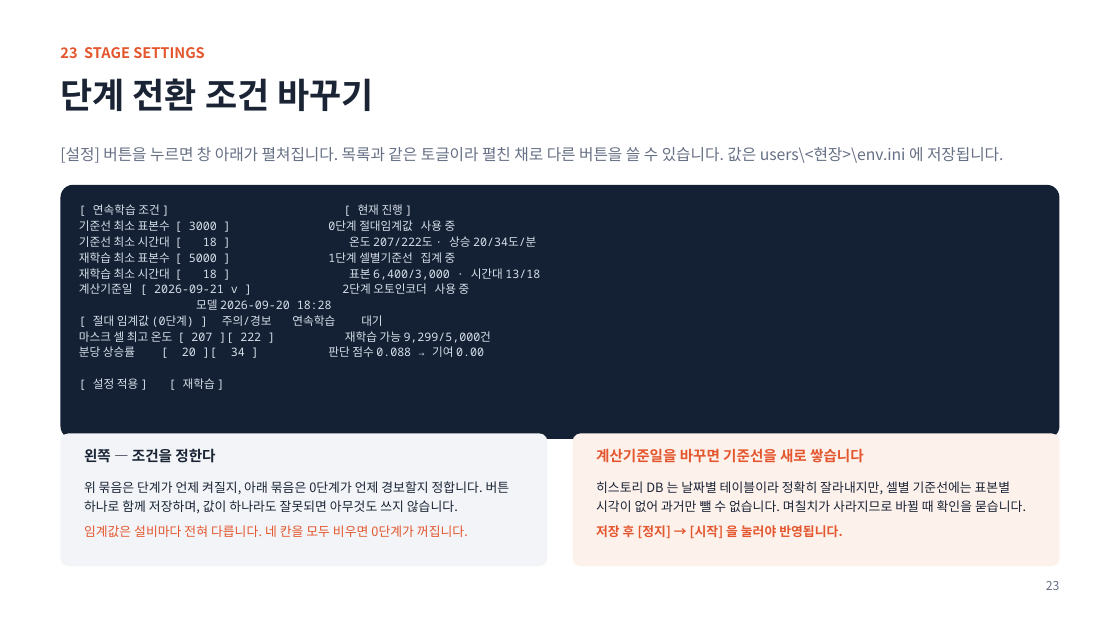
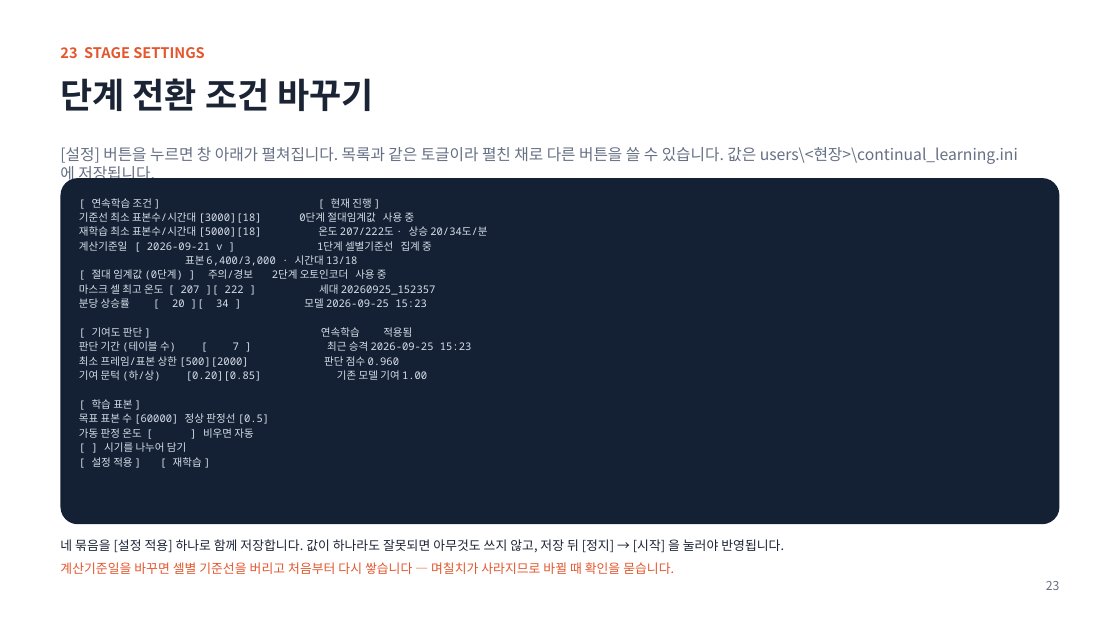
Before and after one commit to oskwon65/MultiModal_FireCam, a slide deck: slide 24 of 멀티모달_화재감지_모니터링_설치매뉴얼.pptx. Drawn at 1120x630 pixels with LibreOffice and Linux fonts; fonts in the diff are those of the drawing. Boxes give left, top, right and bottom in pixels: in the first picture for what was removed or moved away, otherwise in the second. Text is boxed around its words. In the diff, an @@ line names an element or a change of style, - is before the commit and + after.

```diff
--- a/멀티모달_화재감지_모니터링_설치매뉴얼.pptx
+++ b/멀티모달_화재감지_모니터링_설치매뉴얼.pptx
@@ text at bbox=[60, 147, 1018, 184]: text changed @@
-[설정] 버튼을 누르면 창 아래가 펼쳐집니다. 목록과 같은 토글이라 펼친 채로 다른 버튼을 쓸 수 있습니다. 값은 users\<현장>\env.ini 에 저장됩니다.
+[설정] 버튼을 누르면 창 아래가 펼쳐집니다. 목록과 같은 토글이라 펼친 채로 다른 버튼을 쓸 수 있습니다. 값은 users\<현장>\continual_learning.ini 에 저장됩니다.
@@ rounded rectangle: place and size @@
-rounded rectangle at bbox=[60, 185, 1060, 439]
+rounded rectangle at bbox=[60, 178, 1060, 524]
@@ text at bbox=[92, 198, 371, 467]: size 10 to 9 pt in "[ 연속학습 조건 ] [ 현재 진행 ...", "[ 설정 적용 ] [ 재학습 ]" @@
@@ text at bbox=[79, 212, 487, 452]: text changed; size 10 to 9 pt @@
-기준선 최소 표본수 [ 3000 ] 0단계 절대임계값 사용 중
-기준선 최소 시간대 [ 18 ] 온도 207/222도 · 상승 20/34도/분
-재학습 최소 표본수 [ 5000 ] 1단계 셀별기준선 집계 중
-재학습 최소 시간대 [ 18 ] 표본 6,400/3,000 · 시간대 13/18
-계산기준일 [ 2026-09-21 v ] 2단계 오토인코더 사용 중
-모델 2026-09-20 18:28
-[ 절대 임계값 (0단계) ] 주의/경보 연속학습 대기
-마스크 셀 최고 온도 [ 207 ][ 222 ] 재학습 가능 9,299/5,000건
-분당 상승률 [ 20 ][ 34 ] 판단 점수 0.088 → 기여 0.00
+기준선 최소 표본수/시간대 [3000][18] 0단계 절대임계값 사용 중
+재학습 최소 표본수/시간대 [5000][18] 온도 207/222도 · 상승 20/34도/분
+계산기준일 [ 2026-09-21 v ] 1단계 셀별기준선 집계 중
+표본 6,400/3,000 · 시간대 13/18
+[ 절대 임계값 (0단계) ] 주의/경보 2단계 오토인코더 사용 중
+마스크 셀 최고 온도 [ 207 ][ 222 ] 세대 20260925_152357
+분당 상승률 [ 20 ][ 34 ] 모델 2026-09-25 15:23
+[ 기여도 판단 ] 연속학습 적용됨
+판단 기간 (테이블 수) [ 7 ] 최근 승격 2026-09-25 15:23
+최소 프레임/표본 상한 [500][2000] 판단 점수 0.960
+기여 문턱 (하/상) [0.20][0.85] 기존 모델 기여 1.00
+[ 학습 표본 ]
+목표 표본 수 [60000] 정상 판정선 [0.5]
+가동 판정 온도 [ ] 비우면 자동
+[ ] 시기를 나누어 담기
@@ rounded rectangle removed at bbox=[60, 434, 548, 566] @@
@@ text removed at bbox=[84, 448, 215, 463] @@
-왼쪽 — 조건을 정한다
@@ rounded rectangle removed at bbox=[573, 434, 1060, 566] @@
@@ text removed at bbox=[596, 448, 864, 463] @@
-계산기준일을 바꾸면 기준선을 새로 쌓습니다
@@ text removed at bbox=[84, 481, 510, 537] @@
-위 묶음은 단계가 언제 켜질지, 아래 묶음은 0단계가 언제 경보할지 정합니다. 버튼 하나로 함께 저장하며, 값이 하나라도 잘못되면 아무것도 쓰지 않습니다.
-임계값은 설비마다 전혀 다릅니다. 네 칸을 모두 비우면 0단계가 꺼집니다.
@@ text removed at bbox=[596, 481, 1026, 538] @@
-히스토리 DB 는 날짜별 테이블이라 정확히 잘라내지만, 셀별 기준선에는 표본별 시각이 없어 과거만 뺄 수 없습니다. 며칠치가 사라지므로 바뀔 때 확인을 묻습니다.
-저장 후 [정지] → [시작] 을 눌러야 반영됩니다.
@@ text added at bbox=[60, 539, 784, 574], 11 pt, text #1A2435 @@
+네 묶음을 [설정 적용] 하나로 함께 저장합니다. 값이 하나라도 잘못되면 아무것도 쓰지 않고, 저장 뒤 [정지] → [시작] 을 눌러야 반영됩니다.
+계산기준일을 바꾸면 셀별 기준선을 버리고 처음부터 다시 쌓습니다 — 며칠치가 사라지므로 바뀔 때 확인을 묻습니다.
```
Also in this commit, not shown: 11 other slides changed, 1 slide added, 2 other files.
